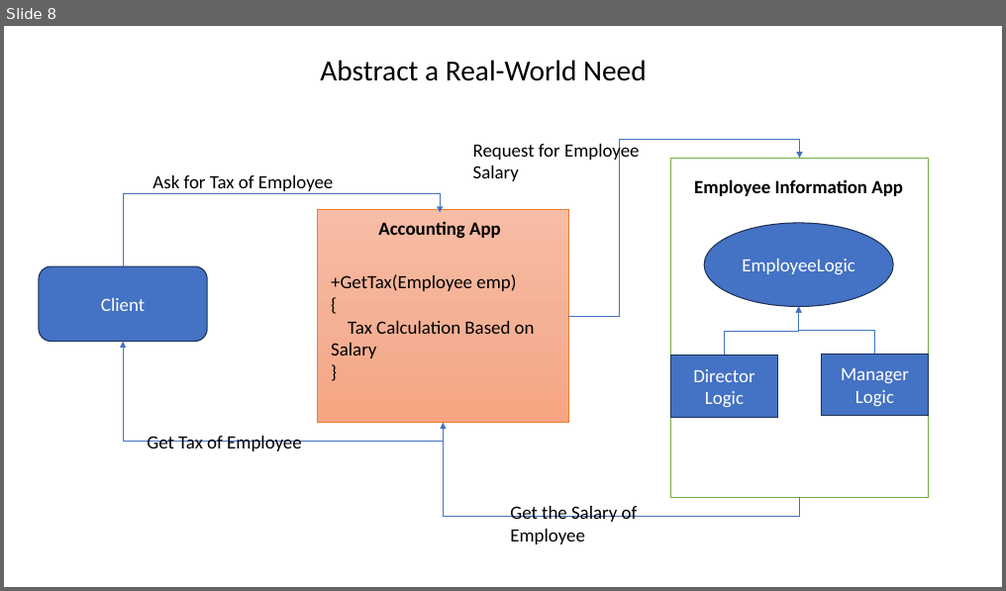
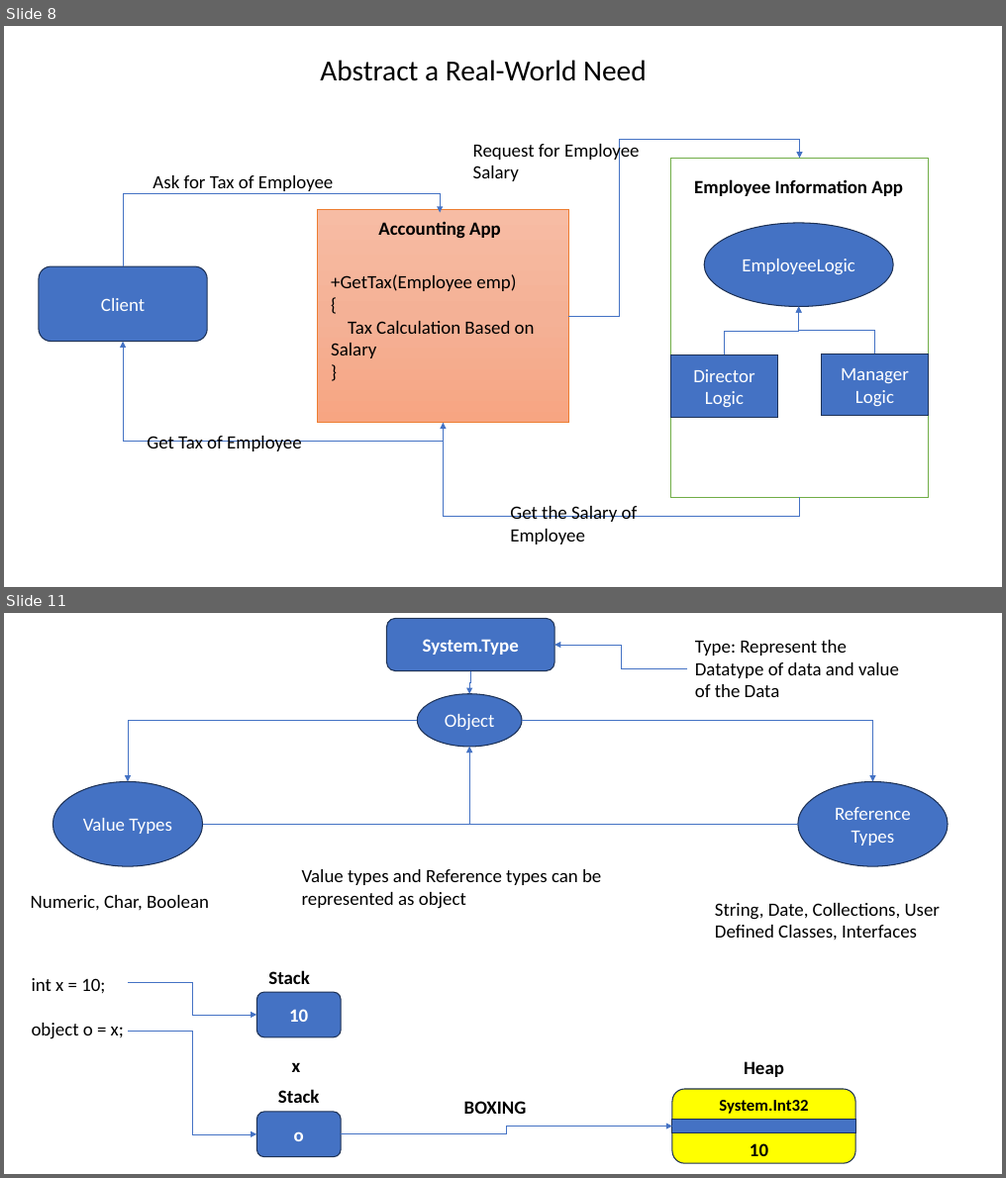
Before and after one commit to maheshsabnis/capita_sept_2023_Oct, a slide deck: Images.pptx. Shown one above the other, each under a label of ours: slide 8 before the commit, slides 8 and 11 after it; the slides between them are not shown. The pictures are 1006x591 and 1006x1178 pixels, drawn with LibreOffice and Linux fonts; fonts in the diff are those of the drawing. Boxes give left, top, right and bottom in pixels: in the first picture for what was removed or moved away, otherwise in the second. Text is boxed around its words. In the diff, an @@ line names an element or a change of style, - is before the commit and + after.

Commit message:
Date:27-Sept-2023

```diff
--- a/Images.pptx
+++ b/Images.pptx
@@ slide 11 added at <box>4,613,1002,1174</box>, background #FFFFFF @@
@@ rounded rectangle added at <box>386,618,554,670</box>, fill #4472C4, outline #1E3256 1 pt, 18 pt, text #FFFFFF, bold @@
+System.Type
@@ text added at <box>695,640,899,697</box>, 18 pt, text #000000 @@
+Type: Represent the Datatype of data and value of the Data
@@ elbow arrow added from (470, 671) to (469, 694), #4472C4 0.5 pt @@
@@ elbow arrow added from (687, 668) to (555, 645), #4472C4 0.5 pt @@
@@ ellipse added at <box>417,694,522,747</box>, fill #4472C4, outline #1E3256 1 pt, 18 pt, text #FFFFFF @@
+Object
@@ elbow arrow added from (417, 720) to (128, 782), #4472C4 0.5 pt @@
@@ elbow arrow added from (522, 720) to (873, 782), #4472C4 0.5 pt @@
@@ elbow arrow added from (202, 824) to (469, 747), #4472C4 0.5 pt @@
@@ elbow arrow added from (798, 824) to (469, 747), #4472C4 0.5 pt @@
@@ ellipse added at <box>53,782,202,866</box>, fill #4472C4, outline #1E3256 1 pt, 18 pt, text #FFFFFF @@
+Value Types
@@ ellipse added at <box>798,782,948,866</box>, fill #4472C4, outline #1E3256 1 pt, 18 pt, text #FFFFFF @@
+Reference Types
@@ text added at <box>302,869,601,909</box>, 18 pt, text #000000 @@
+Value types and Reference types can be represented as object
@@ text added at <box>31,895,209,910</box>, 18 pt, text #000000 @@
+Numeric, Char, Boolean
@@ text added at <box>715,903,940,940</box>, 18 pt, text #000000 @@
+String, Date, Collections, User Defined Classes, Interfaces
@@ text added at <box>32,978,124,1040</box>, 18 pt, text #000000 @@
+int x = 10;
+object o = x;
@@ elbow arrow added from (128, 983) to (257, 1015), #4472C4 0.5 pt @@
@@ rounded rectangle added at <box>257,992,341,1039</box>, fill #4472C4, outline #1E3256 1 pt, 18 pt, text #FFFFFF, bold @@
+10
@@ text added at <box>268,970,310,984</box>, 18 pt, text #000000, bold @@
+Stack
@@ elbow arrow added from (128, 1031) to (257, 1135), #4472C4 0.5 pt @@
@@ text added at <box>292,1062,301,1072</box>, 18 pt, text #000000, bold @@
+x
@@ text added at <box>744,1061,784,1077</box>, 18 pt, text #000000, bold @@
+Heap
@@ rounded rectangle added at <box>257,1112,341,1158</box>, fill #4472C4, outline #1E3256 1 pt, 18 pt, text #FFFFFF, bold @@
+o
@@ text added at <box>278,1089,320,1103</box>, 18 pt, text #000000, bold @@
+Stack
@@ text added at <box>464,1101,527,1114</box>, 18 pt, text #000000, bold @@
+BOXING
@@ rounded rectangle added at <box>672,1089,856,1163</box>, fill #FFFF00, outline #1E3256 1 pt @@
@@ text added at <box>719,1100,808,1114</box>, 16 pt, text #000000, bold @@
+System.Int32
@@ elbow arrow added from (341, 1135) to (672, 1127), #4472C4 0.5 pt @@
@@ rectangle added at <box>672,1120,856,1134</box>, fill #4472C4, outline #1E3256 1 pt @@
@@ text added at <box>749,1144,768,1157</box>, 18 pt, text #000000, bold @@
+10
```
Also in this commit, not shown: 2 slides changed, 6 other slides added, 29 other files.
